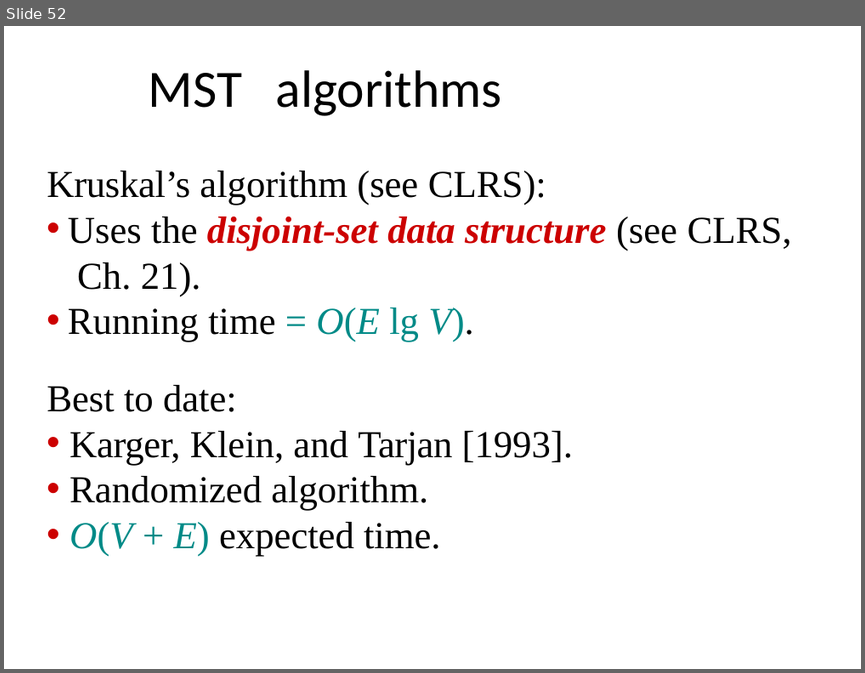
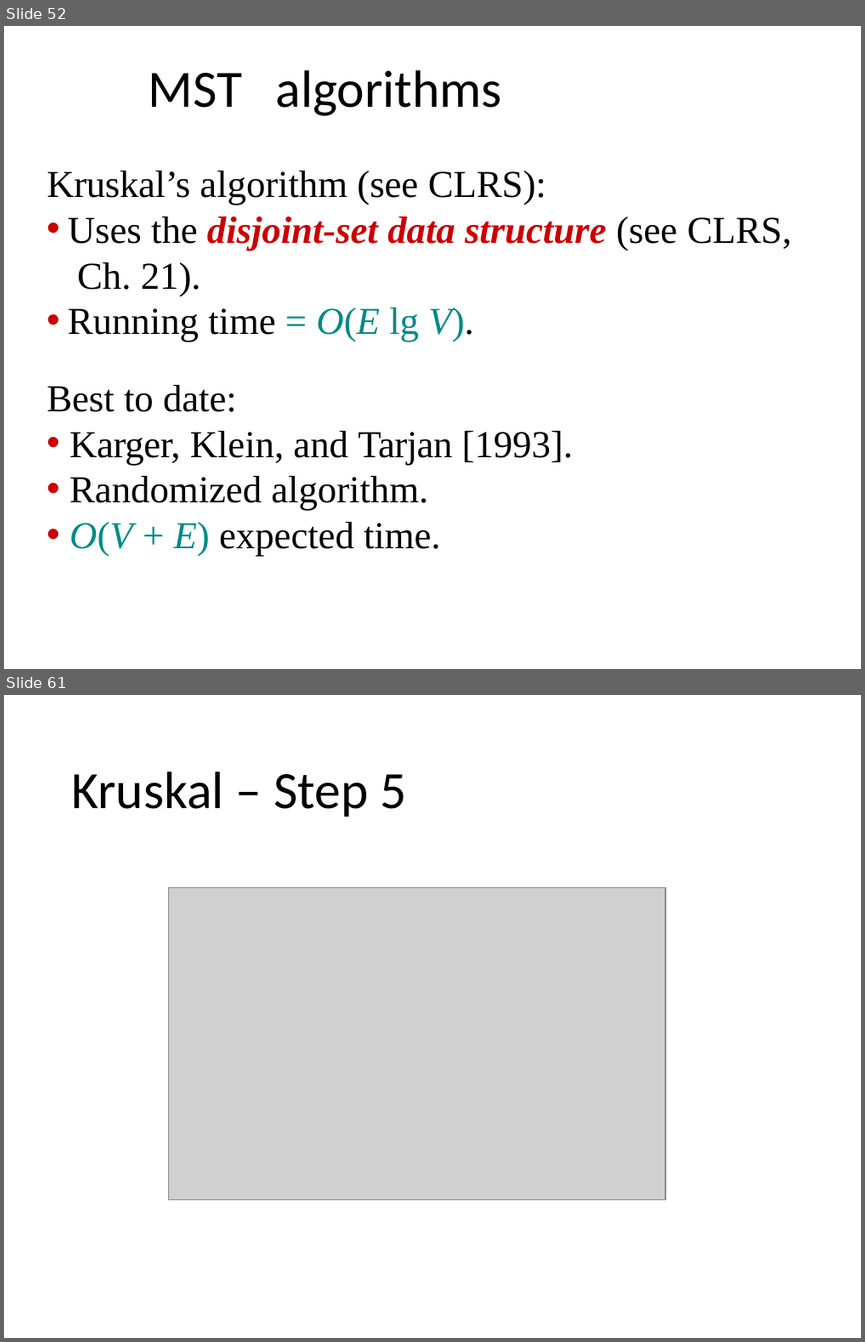
Before and after one commit to yeshwantsingh/DAA, a slide deck: Lecture Slides/Greedy 1.pptx. Shown one above the other, each under a label of ours: slide 52 before the commit, slides 52 and 61 after it; the slides between them are not shown. The pictures are 865x673 and 865x1342 pixels, drawn with LibreOffice and Linux fonts; fonts in the diff are those of the drawing; grey boxes stand for pictures. Boxes give left, top, right and bottom in pixels: in the first picture for what was removed or moved away, otherwise in the second. Text is boxed around its words. In the diff, an @@ line names an element or a change of style, - is before the commit and + after.

```diff
--- a/Lecture Slides/Greedy 1.pptx
+++ b/Lecture Slides/Greedy 1.pptx
@@ slide 61 added at <box>4,695,861,1338</box>, background #FFFFFF @@
@@ title added at <box>71,771,406,817</box>, 44 pt, text #000000 @@
+Kruskal – Step 5
@@ picture added at <box>169,888,665,1200</box> @@
```
Also in this commit, not shown: 12 other slides added, 4 other files.
